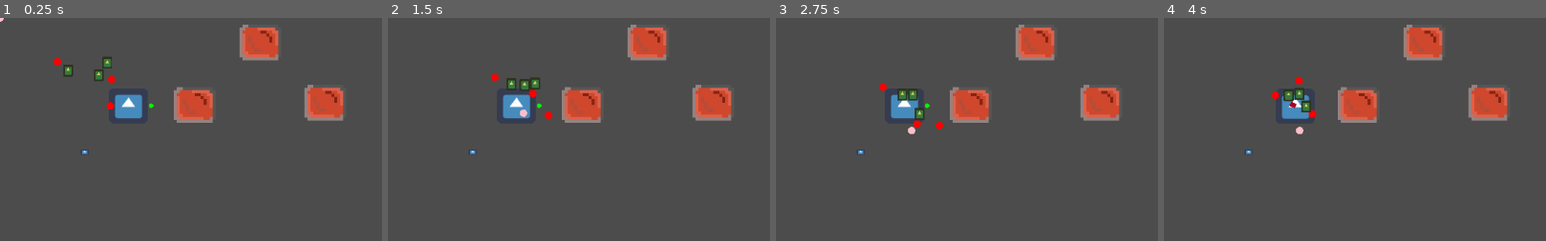
Above: before the commit, frames 1-4 (left to right).
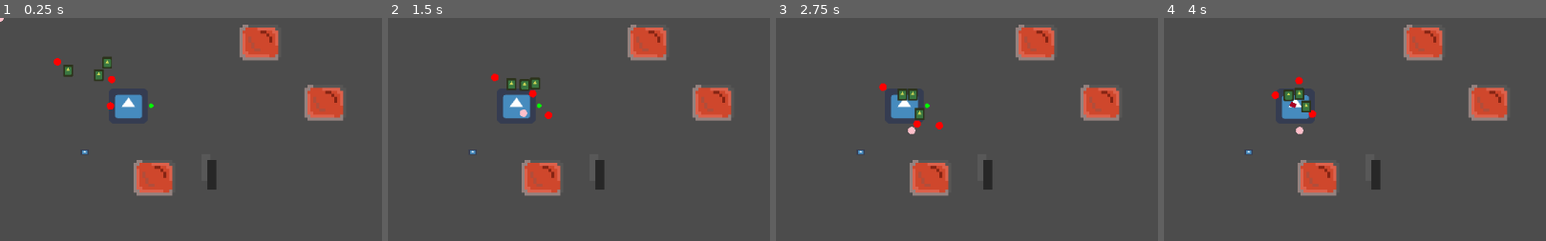
Above: after the commit, the same moments.

Repository: Cartogy/GWJ24
Game: Godot game, scene res://Levels/example_level.tscn
Same seed, same stepped clock (60 frames per second), same inputs: the game is played once before the commit and once after it. The project has no main scene, so this scene is started directly. The engine's default icon, where the game draws it, is replaced by a stand-in: a white triangle on a blue panel in a dark square.
Inputs (mouse positions are % of the whole screen's width and height, from its top left):
- Up to frame 1 (0.25 s): no input
- Up to frame 2 (1.5 s): move the mouse to (72, 45) at 0.52 s; hold Right (ui_right) 0.53-1.28 s; hold T (chick_cmd) 0.53-1.28 s; move the mouse to (30, 55) at 1.27 s; hold Down (ui_down) from 1.28 s (still down); tap R (drop_item) at 1.35 s
- Up to frame 3 (2.75 s): move the mouse to (60, 28) at 2.02 s; release Down (ui_down) at 2.03 s; hold Right (ui_right) from 2.03 s (still down); hold G (duck_cmd) from 2.03 s (still down)
- Up to frame 4 (4 s): tap Enter at 2.75 s; move the mouse to (45, 70) at 2.77 s; release Right (ui_right) at 2.78 s; release G (duck_cmd) at 2.78 s; hold Up (ui_up) 2.78-3.53 s; tap M (follow_cmd) at 2.85 s; move the mouse to (80, 65) at 3.52 s; press the mouse at (80, 65) at 3.53 s; hold Left (ui_left) from 3.53 s (still down)
The pictures show only the part of the screen within x 0-50%, y 0-50%; the shares and areas given below are measured in that part.

The runs differ from the first frame. In frame 1, 3.4% of the frame differs, in the area x 35-57%, y 30-80%; in frame 2, 3.4%; in frame 3, 3.4%; in frame 4, 3.4%.

Commit message:
Added example

Diff:
--- a/Levels/example_level.tscn
+++ b/Levels/example_level.tscn
@@ -1,7 +1,8 @@
-[gd_scene load_steps=7 format=2]
+[gd_scene load_steps=8 format=2]
 
 [ext_resource path="res://Scenes/DuckChickControl.tscn" type="PackedScene" id=1]
 [ext_resource path="res://Scenes/Switch/Switch.tscn" type="PackedScene" id=2]
+[ext_resource path="res://Scenes/Effects/Door/DoorEffect.tscn" type="PackedScene" id=3]
 [ext_resource path="res://Scenes/ItemManager/ItemManager.tscn" type="PackedScene" id=4]
 [ext_resource path="res://Scenes/Items/Lock/Lock.tscn" type="PackedScene" id=5]
 [ext_resource path="res://Scenes/Effects/LockEffects/Lock_test.tscn" type="PackedScene" id=6]
@@ -10,7 +11,7 @@
 [node name="ExampleLevel" type="Node2D"]
 
 [node name="Switch" parent="." instance=ExtResource( 2 )]
-position = Vector2( 260.804, 117.173 )
+position = Vector2( 206.971, 214.949 )
 scale = Vector2( 4, 4 )
 
 [node name="Switch0_Barrier" parent="." instance=ExtResource( 2 )]
@@ -37,6 +38,14 @@
 position = Vector2( 453.845, 205.565 )
 key_path = NodePath("../Item")
 
+[node name="DoorEffect" parent="." instance=ExtResource( 3 )]
+position = Vector2( 277.75, 199.286 )
+scale = Vector2( 4, 4 )
+start_effect = "Open"
+on_effect = "Close"
+off_effect = "Open"
+switch_path = NodePath("../Switch")
+
 [node name="Barrier_Effect_3" parent="." instance=ExtResource( 8 )]
 position = Vector2( 582.656, 50.2046 )
 scale = Vector2( 4, 4 )
--- /dev/null
+++ b/Scenes/Effects/Door/DoorEffect.tscn
@@ -0,0 +1,49 @@
+[gd_scene load_steps=8 format=2]
+
+[ext_resource path="res://Scenes/Effects/Door/open_effect.gd" type="Script" id=1]
+[ext_resource path="res://Textures/Door/door_open.png" type="Texture" id=2]
+[ext_resource path="res://Textures/Door/door_closed.png" type="Texture" id=3]
+[ext_resource path="res://Scenes/Effects/effect_single.gd" type="Script" id=4]
+[ext_resource path="res://Scenes/Effects/Door/close_effect.gd" type="Script" id=5]
+
+[sub_resource type="SpriteFrames" id=1]
+animations = [ {
+"frames": [ ExtResource( 3 ) ],
+"loop": true,
+"name": "close",
+"speed": 5.0
+}, {
+"frames": [ ExtResource( 2 ) ],
+"loop": true,
+"name": "open",
+"speed": 5.0
+} ]
+
+[sub_resource type="RectangleShape2D" id=2]
+extents = Vector2( 2.5, 5.6875 )
+
+[node name="DoorEffect" type="Node2D"]
+script = ExtResource( 4 )
+start_effect = "Close"
+on_effect = "Open"
+off_effect = "Close"
+
+[node name="Effects" type="Node" parent="."]
+
+[node name="Effect_Close" type="Node" parent="Effects"]
+script = ExtResource( 5 )
+effect_node_name = "Close"
+
+[node name="Effect_Open" type="Node" parent="Effects"]
+script = ExtResource( 1 )
+effect_node_name = "Open"
+
+[node name="AnimatedSprite" type="AnimatedSprite" parent="."]
+frames = SubResource( 1 )
+animation = "close"
+
+[node name="StaticBody2D" type="StaticBody2D" parent="."]
+
+[node name="CollisionShape2D" type="CollisionShape2D" parent="StaticBody2D"]
+position = Vector2( 0.5, 2.3125 )
+shape = SubResource( 2 )
--- /dev/null
+++ b/Scenes/Effects/Door/close_effect.gd
@@ -0,0 +1,5 @@
+extends "../effect_node.gd"
+
+func play_effect():
+	parent.get_node("AnimatedSprite").play("close")
+	parent.get_node("StaticBody2D").get_node("CollisionShape2D").set_deferred("disabled", false)
--- /dev/null
+++ b/Scenes/Effects/Door/open_effect.gd
@@ -0,0 +1,6 @@
+extends "../effect_node.gd"
+
+
+func play_effect():
+	parent.get_node("AnimatedSprite").play("open")
+	parent.get_node("StaticBody2D").get_node("CollisionShape2D").set_deferred("disabled", true)
